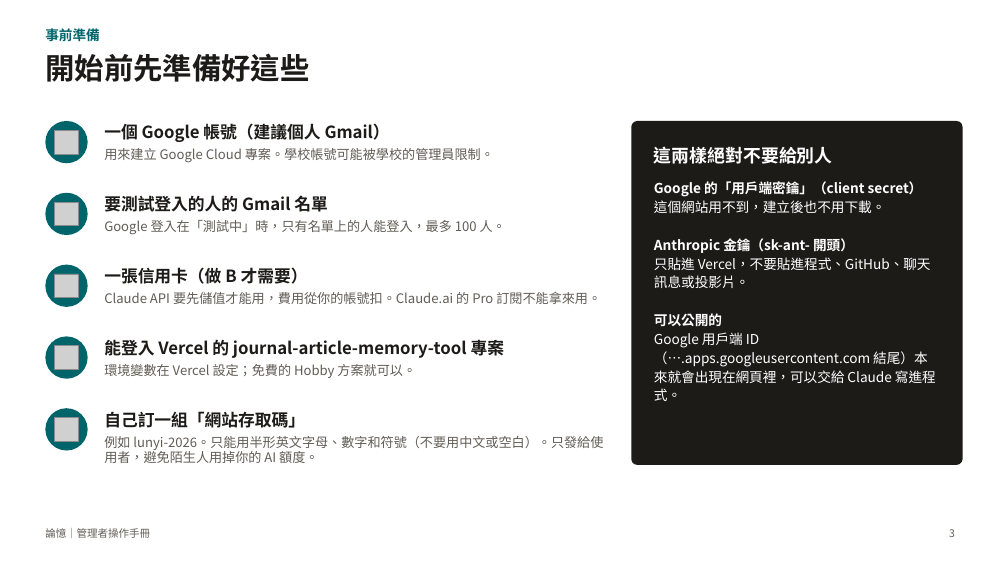
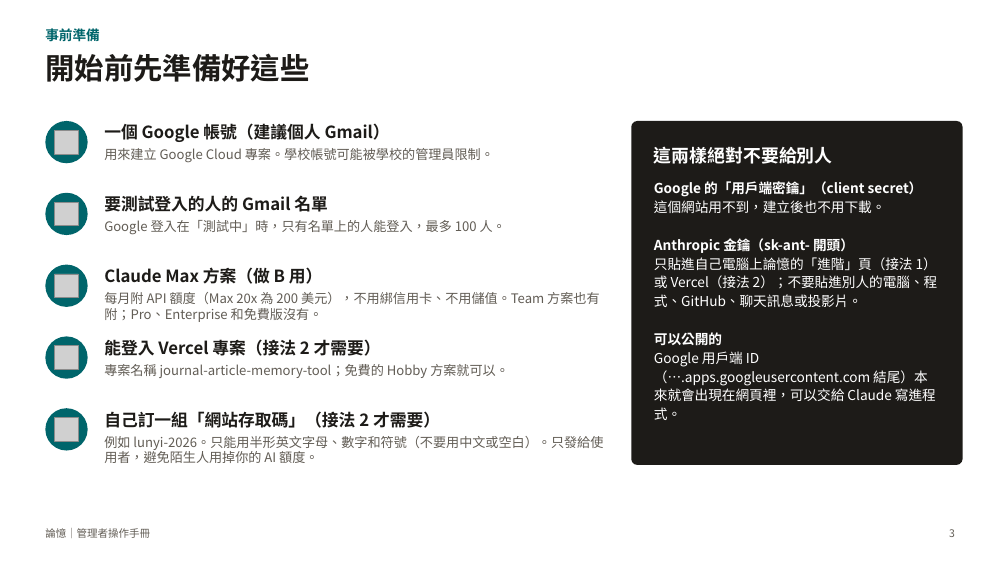
Before and after one commit to charleslin2003-prog/Journal-Article-Memory-Tool, a slide deck: slide 3 of docs/管理者操作手冊_論憶.pptx. Drawn at 1008x567 pixels with LibreOffice and Linux fonts; fonts in the diff are those of the drawing; grey boxes stand for pictures. Boxes give left, top, right and bottom in pixels: in the first picture for what was removed or moved away, otherwise in the second. Text is boxed around its words. In the diff, an @@ line names an element or a change of style, - is before the commit and + after.

```diff
--- a/docs/管理者操作手冊_論憶.pptx
+++ b/docs/管理者操作手冊_論憶.pptx
@@ text at (104, 267, 323, 284): text changed @@
-一張信用卡（做 B 才需要）
+Claude Max 方案（做 B 用）
@@ text at (654, 257, 938, 307): text changed @@
-只貼進 Vercel，不要貼進程式、GitHub、聊天訊息或投影片。
+只貼進自己電腦上論憶的「進階」頁（接法 1）或 Vercel（接法 2）；不要貼進別人的電腦、程式、GitHub、聊天訊息或投影片。
@@ text at (104, 292, 599, 322): text changed @@
-Claude API 要先儲值才能用，費用從你的帳號扣。Claude.ai 的 Pro 訂閱不能拿來用。
+每月附 API 額度（Max 20x 為 200 美元），不用綁信用卡、不用儲值。Team 方案也有附；Pro、Enterprise 和免費版沒有。
@@ text at (104, 339, 381, 356): text changed @@
-能登入 Vercel 的 journal-article-memory-tool 專案
+能登入 Vercel 專案（接法 2 才需要）
@@ text at (104, 364, 509, 378): text changed @@
-環境變數在 Vercel 設定；免費的 Hobby 方案就可以。
+專案名稱 journal-article-memory-tool；免費的 Hobby 方案就可以。
@@ text at (104, 411, 440, 428): text changed @@
-自己訂一組「網站存取碼」
+自己訂一組「網站存取碼」（接法 2 才需要）
```
Also in this commit, not shown: 11 other slides changed, 3 slides added, 1 slide removed, 3 other files.
